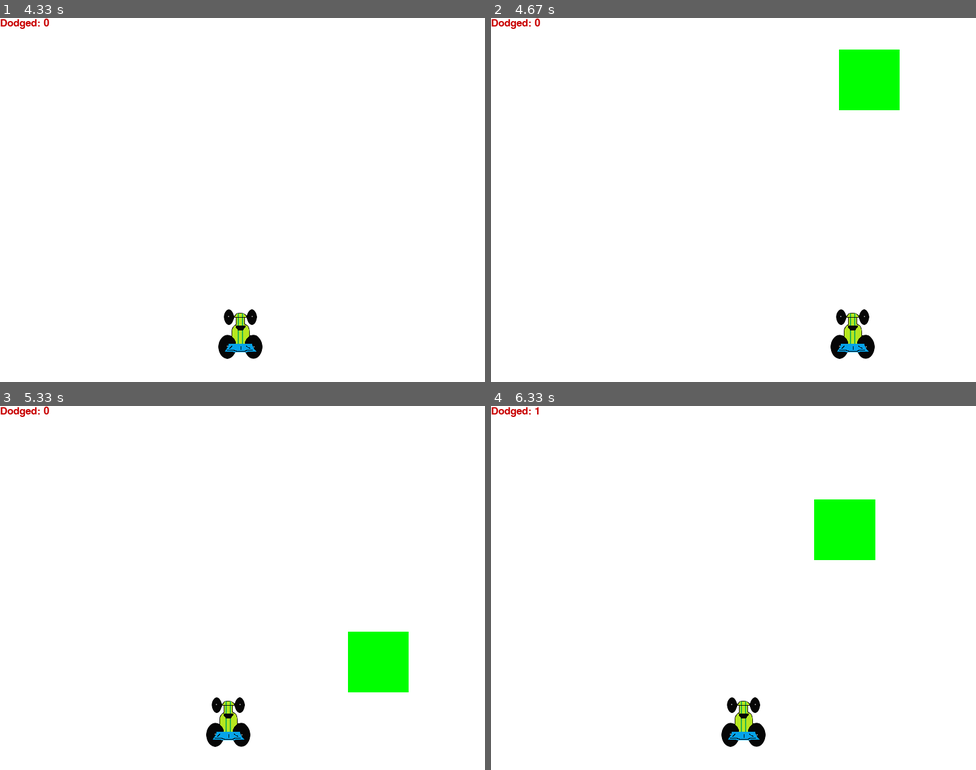
Above: before the commit, frames 1-4 (two rows, left to right).
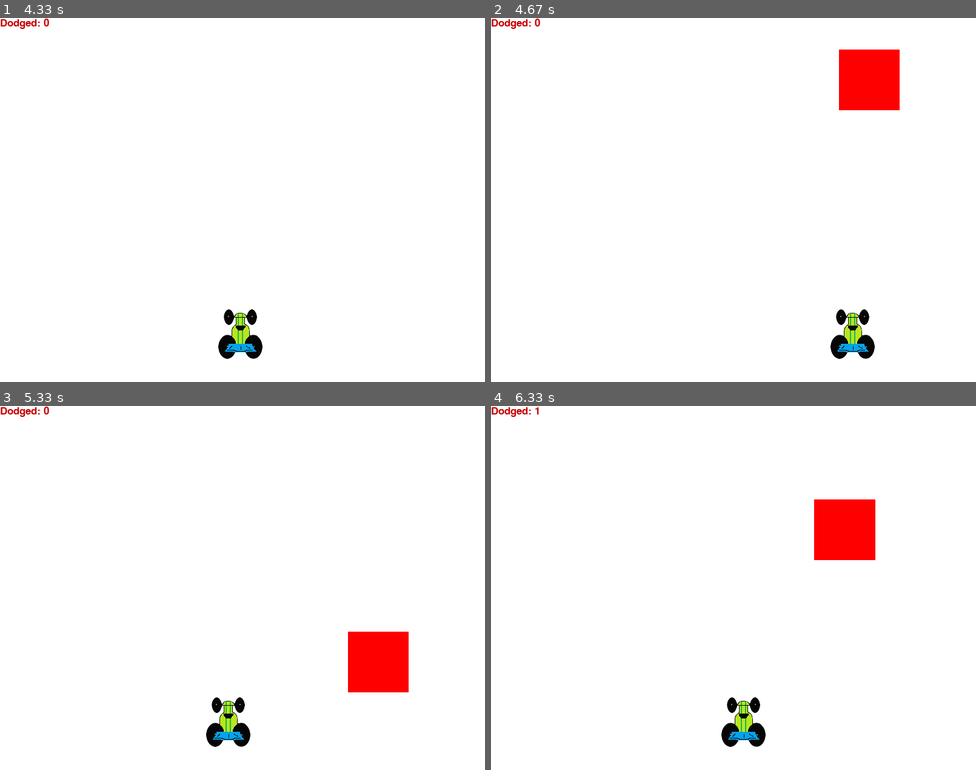
Above: after the commit, the same moments.

Repository: BugsBunnyl5/PyGame
Game: pygame game, started from a bit racey.py
Same seed, same stepped clock (60 frames per second), same inputs: the game is played once before the commit and once after it.
Inputs (mouse positions are in pixels of both pictures, inside the frame that each line leads up to):
- Up to frame 1 (4.33 s): click "GO!" at 0.42 s; hold Right 0.67-1.13 s; move the mouse to (223, 214) at 0.7 s; hold Right 1.17-1.63 s; hold Left 3.33-3.8 s; hold Right 3.83-4.3 s
- Up to frame 2 (4.67 s): hold Right from 4.33 s (still down)
- Up to frame 3 (5.33 s): release Right at 4.8 s; hold Left from 4.83 s (still down)
- Up to frame 4 (6.33 s): release Left at 5.37 s; hold Left 5.4-5.8 s; hold Right from 5.83 s (still down)

Frame 1 is identical in both runs. In frame 2, 2.1% of the frame differs, in the area x 71-85%, y 8-26%; in frame 3, 2.1%; in frame 4, 2.1%, in the area x 66-80%, y 25-43%.

Commit message:
What's up, everybody! still haven't made an executable (app) for this game, but someday I will. Still requires pycharm or python shell to run.

Diff:
--- a/a bit racey.py
+++ b/a bit racey.py
@@ -14,7 +14,7 @@
 bright_red = (255, 0, 0)
 bright_green =(0, 255, 0)
 
-colorlist = [black, red, green, bright_green, bright_red]
+colorlist = [black, green, red, bright_red, bright_green]
 
 # block_color = (53, 115, 255)
 block_color = random.choice(colorlist)
@@ -26,7 +26,6 @@
 clock = pygame.time.Clock()
 
 carImg = pygame.image.load('C:\\Users\\tomjm\\PycharmProjects\\PyGame\\racecar.png')
-
 
 def things_dodged(count):
     font = pygame.font.SysFont(None, 25)
